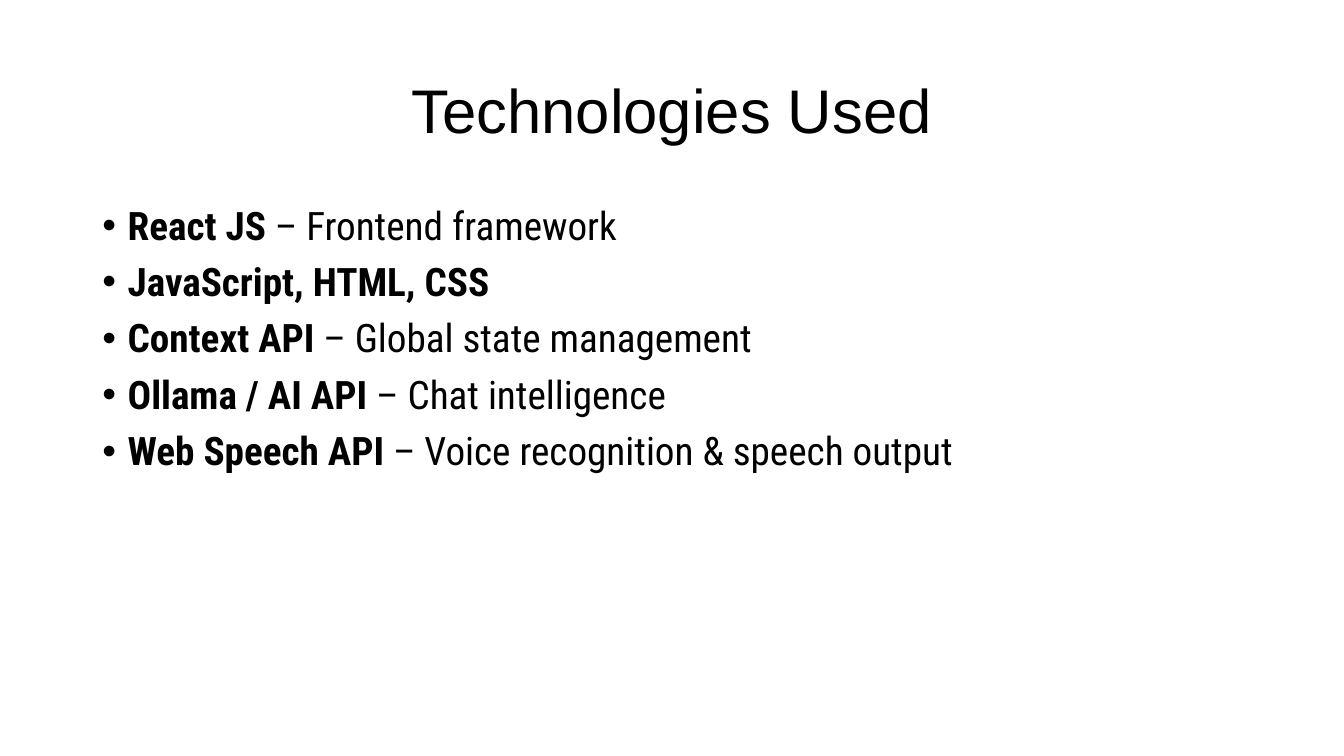
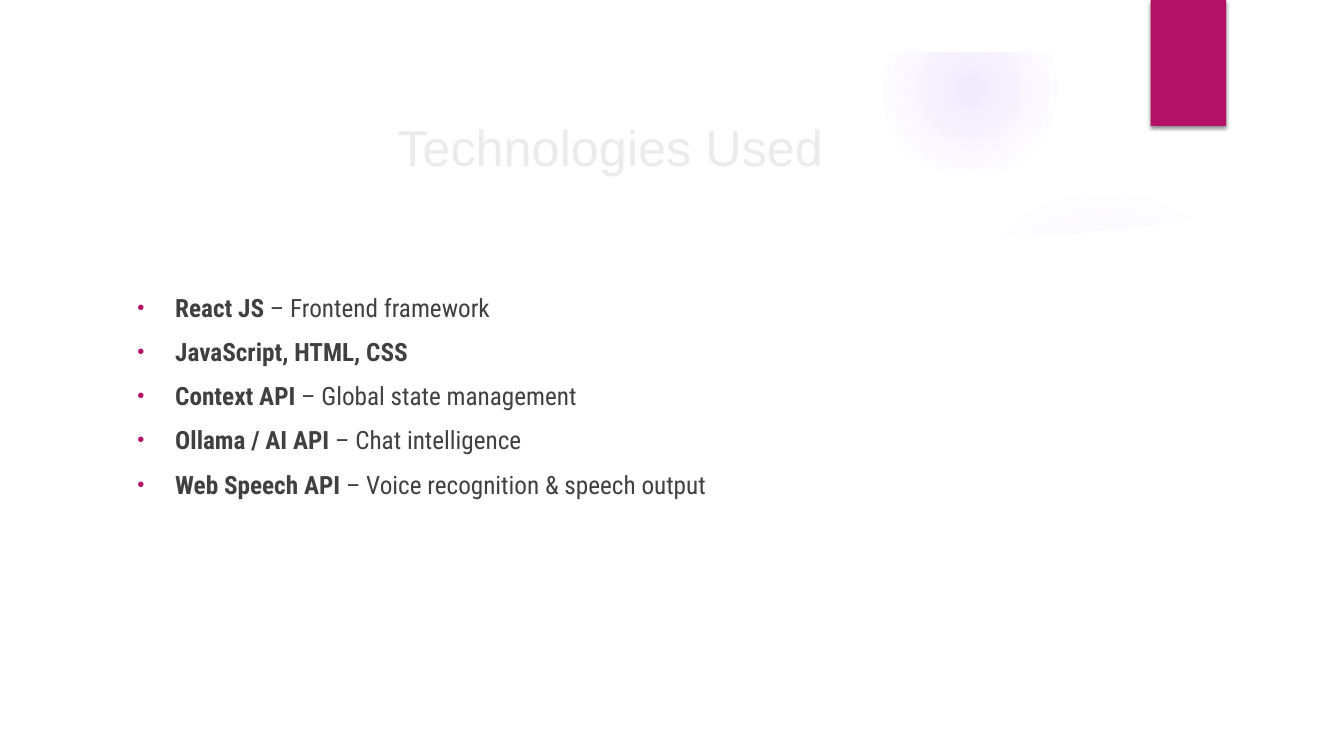
Before and after one commit to devbysamcloudy/FINAL-PROJECT, a slide deck: slide 3 of JARVIS AI Assistant.pptx. Drawn at 1344x756 pixels with LibreOffice and Linux fonts; fonts in the diff are those of the drawing; background and template pictures are left out. Boxes give left, top, right and bottom in pixels: in the first picture for what was removed or moved away, otherwise in the second. Text is boxed around its words. In the diff, an @@ line names an element or a change of style, - is before the commit and + after.

```diff
--- a/JARVIS AI Assistant.pptx
+++ b/JARVIS AI Assistant.pptx
@@ group added at [0, 0, 1344, 756]: 4 ellipses, 2 freeform shapes @@
@@ rectangle added at [1150, 0, 1226, 126], fill #B31166 @@
@@ title "Technologies Used": place and size @@
-title "Technologies Used" at [411, 88, 932, 145]
+title "Technologies Used" at [127, 107, 1093, 185]
@@ title "Technologies Used" at [127, 107, 1093, 185]: size 44 to 36 pt, text colour #000000 to #EBEBEB; line spacing 0.9 to 1 @@
@@ text "React JS – Frontend framework": place and size @@
-text "React JS – Frontend framework" at [128, 210, 953, 473]
+text "React JS – Frontend framework" at [175, 298, 706, 500]
@@ text "React JS – Frontend framework" at [175, 298, 706, 500]: size 28 to 18 pt, text colour #000000 to #404040; indent changed; line spacing 0.9 to 1 @@
```
Also in this commit, not shown: 13 other slides changed, 1 slide added, 2 other files.
